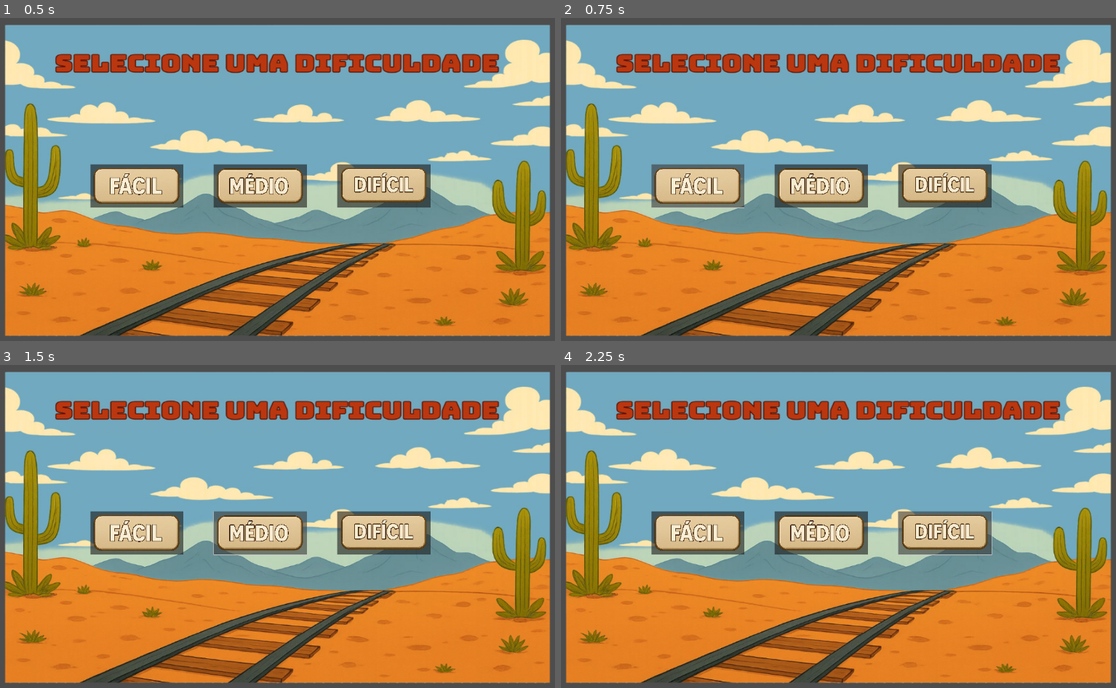
Above: before the commit, frames 1-4 (two rows, left to right).
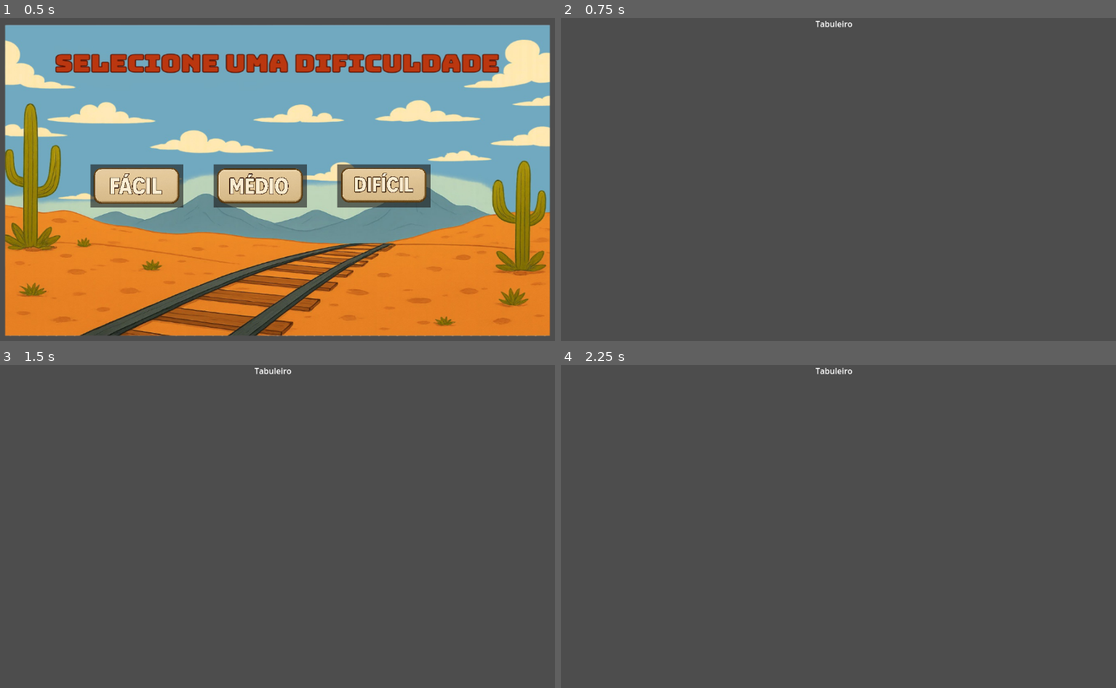
Above: after the commit, the same moments.

Repository: mauriciopollis/ticket-to-ride-es2
Game: Godot game, scene res://Scenes/menu_dificuldade.tscn
Same seed, same stepped clock (60 frames per second), same inputs: the game is played once before the commit and once after it. The project has no main scene, so this scene is started directly.
Inputs (mouse positions are in pixels of both pictures, inside the frame that each line leads up to):
- Up to frame 1 (0.5 s): no input
- Up to frame 2 (0.75 s): click (699, 185) at 0.5 s
- Up to frame 3 (1.5 s): click (260, 532) at 1.27 s
- Up to frame 4 (2.25 s): click (943, 532) at 2.02 s

Frame 1 is identical in both runs. In frame 2, 92% of the frame differs, in the area x 0-100%, y 0-99%; in frame 3, 92%; in frame 4, 92%.

Commit message:
implementando botões de dificuldade

Diff:
--- a/Scenes/menu_dificuldade.tscn
+++ b/Scenes/menu_dificuldade.tscn
@@ -1,6 +1,7 @@
-[gd_scene load_steps=6 format=3 uid="uid://h3vpr8e0wcqi"]
+[gd_scene load_steps=7 format=3 uid="uid://h3vpr8e0wcqi"]
 
 [ext_resource type="Texture2D" uid="uid://buis362xuljyg" path="res://Assets/selecionar_dificuldade.png" id="1_2lr4m"]
+[ext_resource type="Script" uid="uid://dohyebct45ojh" path="res://Scripts/menu_dificuldade.gd" id="1_bjvpm"]
 [ext_resource type="Texture2D" uid="uid://cwyq3ggcf3s4m" path="res://Assets/facil.png" id="2_bjvpm"]
 [ext_resource type="Texture2D" uid="uid://cl4cu83euit65" path="res://Assets/medio.png" id="3_f1sqo"]
 [ext_resource type="Texture2D" uid="uid://idccqqnl24d" path="res://Assets/dificil.png" id="4_ogpkr"]
@@ -15,6 +16,7 @@
 anchor_bottom = 1.0
 grow_horizontal = 2
 grow_vertical = 2
+script = ExtResource("1_bjvpm")
 
 [node name="Panel" type="Panel" parent="."]
 layout_mode = 1
@@ -52,3 +54,7 @@
 [node name="Dificil" type="Button" parent="Panel/HBoxContainer"]
 layout_mode = 2
 icon = ExtResource("4_ogpkr")
+
+[connection signal="pressed" from="Panel/HBoxContainer/Facil" to="." method="_on_facil_pressed"]
+[connection signal="pressed" from="Panel/HBoxContainer/Medio" to="." method="_on_medio_pressed"]
+[connection signal="pressed" from="Panel/HBoxContainer/Dificil" to="." method="_on_dificil_pressed"]
--- /dev/null
+++ b/Scripts/menu_dificuldade.gd
@@ -0,0 +1,13 @@
+extends Control
+
+
+func _on_facil_pressed() -> void:
+	get_tree().change_scene_to_file("res://Scenes/tabuleiro.tscn") # Replace with function body.
+
+
+func _on_medio_pressed() -> void:
+	get_tree().change_scene_to_file("res://Scenes/tabuleiro.tscn") # Replace with function body.
+
+
+func _on_dificil_pressed() -> void:
+	get_tree().change_scene_to_file("res://Scenes/tabuleiro.tscn") # Replace with function body.
Not shown, added: Scripts/menu_dificuldade.gd.uid
